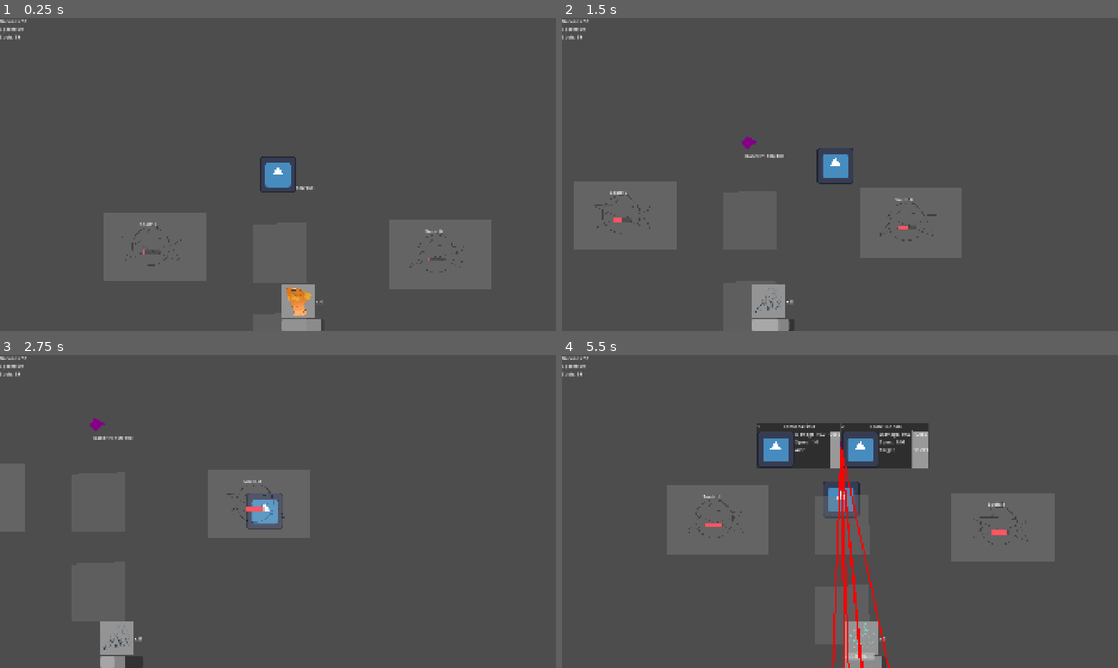
Above: before the commit, frames 1-4 (two rows, left to right).
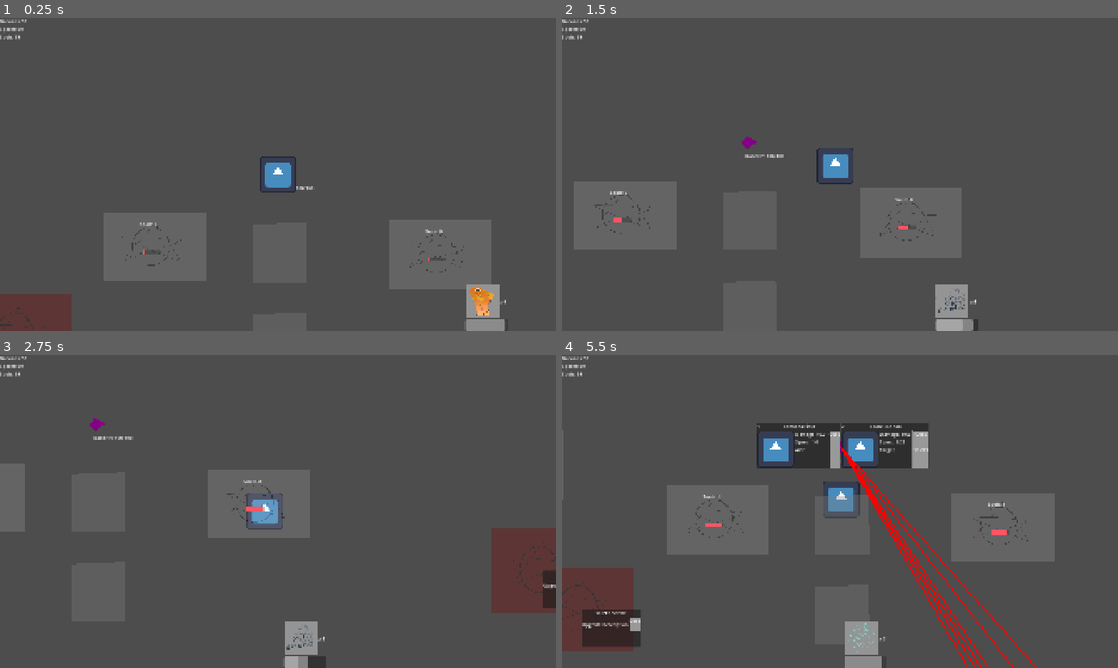
Above: after the commit, the same moments.

Repository: skeeeth/Allstar-Cult-Slip
Game: Godot game, scene res://Source/Level/World/Layouts/alt_world.tscn
Two runs of this game, one before a commit and one after it. Both use one fixed random seed, a clock stepped at 60 frames per second and the inputs below. The engine's default icon, where the game draws it, is replaced by a stand-in: a white triangle on a blue panel in a dark square.
Inputs:
- Up to frame 1 (0.25 s): no input
- Up to frame 2 (1.5 s): hold D (right) 0.53-1.28 s; hold E (Interact) 0.53-1.28 s; hold S (down) from 1.28 s (still down); tap E (Interact) at 1.35 s
- Up to frame 3 (2.75 s): release S (down) at 2.03 s; hold D (right) from 2.03 s (still down); hold 1 (one) from 2.03 s (still down); tap E (Interact) at 2.3 s
- Up to frame 4 (5.5 s): release D (right) at 2.78 s; release 1 (one) at 2.78 s; hold W (up) 2.78-3.53 s; tap 3 (three) at 2.85 s; tap E (Interact) at 3.05, 3.8, 4.35 s; hold 2 (two) 3.53-4.28 s; hold A (left) 3.53-5.03 s; hold S (down) from 5.03 s (still down); hold E (Interact) from 5.03 s (still down)

The runs differ from the first frame. In frame 1, 1.8% of the frame differs, in the area x 50-91%, y 85-100%; in frame 2, 1.8%; in frame 3, 2.1%; in frame 4, 3.5%, in the area x 3-86%, y 27-100%.

Commit message:
Projectile Towers

Diff:
--- /dev/null
+++ b/Resources/Enemy Types/crawler.tres
@@ -0,0 +1,12 @@
+[gd_resource type="Resource" script_class="EnemyData" format=3 uid="uid://cj0yyeyswjuh8"]
+
+[ext_resource type="Script" uid="uid://c7wrjd2iicq8d" path="res://Source/Unit/Enemy/EnemyData.gd" id="1_bcnlw"]
+[ext_resource type="Texture2D" uid="uid://phbfpde8oonc" path="res://Assets/BEE WIPs/crawler.jpg" id="2_a3ta1"]
+
+[resource]
+script = ExtResource("1_bcnlw")
+sprite = ExtResource("2_a3ta1")
+movespeed = 30.0
+max_health = 500.0
+wave_factor = 0.5
+metadata/_custom_type_script = "uid://c7wrjd2iicq8d"
--- /dev/null
+++ b/Resources/Enemy Types/fishman.tres
@@ -0,0 +1,11 @@
+[gd_resource type="Resource" script_class="EnemyData" format=3 uid="uid://gqmr0ddmbdrc"]
+
+[ext_resource type="Script" uid="uid://c7wrjd2iicq8d" path="res://Source/Unit/Enemy/EnemyData.gd" id="1_0jxqd"]
+[ext_resource type="Texture2D" uid="uid://r0d41gilvkvb" path="res://Assets/BEE WIPs/FISHMAN.png" id="2_l3t0y"]
+
+[resource]
+script = ExtResource("1_0jxqd")
+sprite = ExtResource("2_l3t0y")
+movespeed = 75.0
+max_health = 100.0
+metadata/_custom_type_script = "uid://c7wrjd2iicq8d"
--- /dev/null
+++ b/Resources/Enemy Types/jellady.tres
@@ -0,0 +1,11 @@
+[gd_resource type="Resource" script_class="EnemyData" format=3 uid="uid://cvo1jnm1f8mam"]
+
+[ext_resource type="Script" uid="uid://c7wrjd2iicq8d" path="res://Source/Unit/Enemy/EnemyData.gd" id="1_qkcph"]
+[ext_resource type="Texture2D" uid="uid://dyls51hp6s63a" path="res://Assets/BEE WIPs/JELLADY.png" id="2_653ln"]
+
+[resource]
+script = ExtResource("1_qkcph")
+sprite = ExtResource("2_653ln")
+movespeed = 150.0
+max_health = 50.0
+metadata/_custom_type_script = "uid://c7wrjd2iicq8d"
--- /dev/null
+++ b/Resources/Projectiles/Coconut.tres
@@ -0,0 +1,10 @@
+[gd_resource type="Resource" script_class="ProjectileData" format=3 uid="uid://cpw70255yipkg"]
+
+[ext_resource type="Script" uid="uid://bpp0od0nilhfy" path="res://Source/Interactable/Towers/Projectile/ProjectileData.gd" id="1_oadmr"]
+[ext_resource type="Texture2D" uid="uid://b4xjpav2ajulb" path="res://Assets/BEE WIPs/COCONUT.png" id="2_3bano"]
+
+[resource]
+script = ExtResource("1_oadmr")
+sprite = ExtResource("2_3bano")
+speed = 600.0
+metadata/_custom_type_script = "uid://bpp0od0nilhfy"
--- a/Resources/Towers/Spore Cannon.tres
+++ b/Resources/Towers/Spore Cannon.tres
@@ -1,8 +1,18 @@
 [gd_resource type="Resource" script_class="TowerData" format=3 uid="uid://q28bs4ba3fb4"]
 
 [ext_resource type="Script" uid="uid://dlv0kunqio4rh" path="res://Source/Interactable/Towers/TowerData.gd" id="1_6b1dq"]
+[ext_resource type="Script" uid="uid://bpp0od0nilhfy" path="res://Source/Interactable/Towers/Projectile/ProjectileData.gd" id="1_u0703"]
+[ext_resource type="Texture2D" uid="uid://b4xjpav2ajulb" path="res://Assets/BEE WIPs/COCONUT.png" id="2_iexn0"]
 [ext_resource type="Texture2D" uid="uid://cpdy45nuskuus" path="res://Assets/CUSTOM PLACEHOLDER/spore_cannon.png" id="2_js56t"]
 [ext_resource type="Resource" uid="uid://dkh5n8jlq88wc" path="res://Resources/Towers/SuperSpore.tres" id="3_g3s0g"]
+
+[sub_resource type="Resource" id="Resource_42r7h"]
+script = ExtResource("1_u0703")
+sprite = ExtResource("2_iexn0")
+spash_size = 10.0
+speed = 2000.0
+track = true
+metadata/_custom_type_script = "uid://bpp0od0nilhfy"
 
 [resource]
 script = ExtResource("1_6b1dq")
@@ -12,7 +22,11 @@
 1: 4
 })
 trigger_condition = 1
-trigger_time = 0.05
+effects = Dictionary[int, float]({
+0: 20.0
+})
+trigger_time = 0.25
 area_size = 500.0
+projectile = SubResource("Resource_42r7h")
 upgrade = ExtResource("3_g3s0g")
 metadata/_custom_type_script = "uid://dlv0kunqio4rh"
--- /dev/null
+++ b/Source/Interactable/Towers/Projectile/ProjectileData.gd
@@ -0,0 +1,13 @@
+extends Resource
+class_name ProjectileData
+
+
+@export var sprite:Texture2D
+@export var spash_size:float = -1.0 #for single target
+@export var speed:float
+@export var size = 64
+
+enum activation{END_EXPLODE, TRAVEL}
+@export var activation_type:activation
+
+@export var track:bool = false
--- /dev/null
+++ b/Source/Interactable/Towers/Projectile/projectile.gd
@@ -0,0 +1,61 @@
+extends Node2D
+class_name Projectile
+
+var target:Unit
+var target_position:Vector2 = Vector2.ZERO
+const threshold:float = 50.0
+const linger_time:float = 0.2
+
+var data:ProjectileData
+var source_tower:Tower
+const _self_scene = preload("uid://dvr2cvq6moi5m")
+@export var shape_node:CollisionShape2D
+@export var hitbox:Area2D
+@export var sprite:TextureRect
+var movespeed:float
+
+static func create(d:ProjectileData,source:Tower)-> Projectile:
+	var new_p:Projectile =  _self_scene.instantiate()
+	new_p.data = d
+	new_p.source_tower = source
+	new_p.sprite.texture = d.sprite
+	new_p.movespeed = d.speed
+	if d.spash_size > 0:
+		var collision_shape = CircleShape2D.new()
+		collision_shape.radius = d.size
+		new_p.shape_node.shape = collision_shape
+	return new_p
+
+
+func _process(delta: float) -> void:
+	if target:
+		target_position = target.global_position
+
+	var diff:Vector2 = target_position - global_position
+	if diff.length_squared() < threshold:
+		clear()
+
+		if data.spash_size > 0:
+			if data.activation_type == ProjectileData.activation.END_EXPLODE:
+				activate_hitbox()
+		else:
+			if target:
+				source_tower.apply_effects(target)
+
+	global_position += diff.normalized() * movespeed * delta
+
+func clear():
+	global_position = target_position
+
+	self.create_tween().tween_callback(queue_free).set_delay(linger_time)
+
+func activate_hitbox():
+	if !hitbox.monitoring:
+		hitbox.set_deferred("monitoring",true)
+
+func _on_hitbox_area_entered(area: Area2D) -> void:
+	var parent = area.get_parent()
+	assert(parent is Unit)
+
+	#could do some sort of cooldown to prevent repeated hits
+	source_tower.apply_effects(parent)
--- /dev/null
+++ b/Source/Interactable/Towers/Projectile/projectile.tscn
@@ -0,0 +1,24 @@
+[gd_scene format=3 uid="uid://dvr2cvq6moi5m"]
+
+[ext_resource type="Script" uid="uid://c8abvwor44ijp" path="res://Source/Interactable/Towers/Projectile/projectile.gd" id="1_42r7h"]
+
+[node name="Node2D" type="Node2D" unique_id=2054891495 node_paths=PackedStringArray("shape_node", "hitbox", "sprite")]
+script = ExtResource("1_42r7h")
+shape_node = NodePath("Hitbox/CollisionShape2D")
+hitbox = NodePath("Hitbox")
+sprite = NodePath("Sprite")
+
+[node name="Hitbox" type="Area2D" parent="." unique_id=1198047769]
+collision_layer = 0
+collision_mask = 2
+monitoring = false
+monitorable = false
+
+[node name="CollisionShape2D" type="CollisionShape2D" parent="Hitbox" unique_id=610474711]
+
+[node name="Sprite" type="TextureRect" parent="." unique_id=2028136898]
+offset_right = 40.0
+offset_bottom = 40.0
+expand_mode = 2
+
+[connection signal="area_entered" from="Hitbox" to="." method="_on_hitbox_area_entered"]
--- a/Source/Interactable/Towers/Tower.gd
+++ b/Source/Interactable/Towers/Tower.gd
@@ -79,13 +79,27 @@
 
 
 func trigger_single(u:Unit):
+
+	##fire projectile if tower is projectile type
+	if data.projectile:
+		fire_projectile(u)
+		return
+
+	##just do the thing otherwise
+	apply_effects(u)
+
+func apply_effects(target:Unit):
 	for e in data.effects.keys():
 		match e:
 			TowerData.effect_types.DAMAGE:
-				u.take_damage(data.effects[e])
+				target.take_damage(data.effects[e])
 			TowerData.effect_types.SLIP:
-				u.slip(data.effects[e])
-	u.take_damage(data.effect_strength)
+				target.slip(data.effects[e])
+
+func fire_projectile(target:Unit):
+	var new_projectile = Projectile.create(data.projectile,self)
+	add_child(new_projectile)
+	new_projectile.target = target
 
 func set_target_last():
 	if targets.size() < max_targets and units_inside.size() > 0:
--- a/Source/Interactable/Towers/TowerData.gd
+++ b/Source/Interactable/Towers/TowerData.gd
@@ -17,4 +17,6 @@
 
 @export var area_size:float
 
+@export var projectile:ProjectileData
+
 @export var upgrade:TowerData
--- a/Source/Interactable/Upgrade Offer/upgrade_offer.gd
+++ b/Source/Interactable/Upgrade Offer/upgrade_offer.gd
@@ -24,10 +24,10 @@
 	apply_upgrade()
 
 func on_enter():
-	info_block
+	info_block.visible = true
 
 func on_exit():
-	pass
+	info_block.visible = false
 
 func change_offer():
 	var new_blueprint:Upgrade = upgrade_pool.pick_random()
--- a/Source/Level/World/Layouts/Level Boillerplate.tscn
+++ b/Source/Level/World/Layouts/T_level.tscn
@@ -5,9 +5,9 @@
 [ext_resource type="PackedScene" uid="uid://cid0wtr1vxp4v" path="res://Source/Level/UI/Hud.tscn" id="3_fh8u3"]
 [ext_resource type="Script" uid="uid://dvsly52jeeslf" path="res://Source/Level/World/EnemyInstancer.gd" id="4_ox7bk"]
 [ext_resource type="Script" uid="uid://c7wrjd2iicq8d" path="res://Source/Unit/Enemy/EnemyData.gd" id="5_bdt5v"]
-[ext_resource type="Resource" uid="uid://gqmr0ddmbdrc" path="res://Source/Unit/Enemy/Types/fishman.tres" id="6_r7h8d"]
-[ext_resource type="Resource" uid="uid://cj0yyeyswjuh8" path="res://Source/Unit/Enemy/Types/crawler.tres" id="7_33axt"]
-[ext_resource type="Resource" uid="uid://cvo1jnm1f8mam" path="res://Source/Unit/Enemy/Types/jellady.tres" id="8_6nku2"]
+[ext_resource type="Resource" uid="uid://gqmr0ddmbdrc" path="res://Resources/Enemy Types/fishman.tres" id="6_r7h8d"]
+[ext_resource type="Resource" uid="uid://cj0yyeyswjuh8" path="res://Resources/Enemy Types/crawler.tres" id="7_33axt"]
+[ext_resource type="Resource" uid="uid://cvo1jnm1f8mam" path="res://Resources/Enemy Types/jellady.tres" id="8_6nku2"]
 [ext_resource type="PackedScene" uid="uid://bxuwbl1bbb4a0" path="res://Source/Interactable/Tower Site/TowerSite.tscn" id="9_3f5qe"]
 [ext_resource type="PackedScene" uid="uid://ofx71x0hbi23" path="res://Source/Interactable/Circle/ResourceCircle.tscn" id="10_fh8u3"]
 
--- a/Source/Level/World/Layouts/alt_world.tscn
+++ b/Source/Level/World/Layouts/alt_world.tscn
@@ -1,8 +1,34 @@
 [gd_scene format=3 uid="uid://dia8knv63kqum"]
 
-[ext_resource type="PackedScene" uid="uid://bd2ql28wugssl" path="res://Source/Level/World/Layouts/Level Boillerplate.tscn" id="1_6u65b"]
+[ext_resource type="PackedScene" uid="uid://bd2ql28wugssl" path="res://Source/Level/World/Layouts/T_level.tscn" id="1_6u65b"]
+[ext_resource type="PackedScene" uid="uid://ofx71x0hbi23" path="res://Source/Interactable/Circle/ResourceCircle.tscn" id="2_nh767"]
+[ext_resource type="PackedScene" uid="uid://c2og13fi0nolf" path="res://Source/Interactable/Upgrade Offer/upgrade_offer.tscn" id="3_04pb6"]
 
 [node name="Alt World" unique_id=1815319325 instance=ExtResource("1_6u65b")]
 
 [node name="One" parent="Spawn Points" parent_id_path=PackedInt32Array(1088585131) index="0" unique_id=2080853920]
 position = Vector2(13, 1155)
+
+[node name="L1" type="Node2D" parent="Spawn Points" parent_id_path=PackedInt32Array(1088585131) index="1" unique_id=1624169314]
+position = Vector2(647, 1057)
+
+[node name="L2" type="Node2D" parent="Spawn Points" parent_id_path=PackedInt32Array(1088585131) index="2" unique_id=1751302321]
+position = Vector2(1466, 895)
+
+[node name="Node" parent="." index="4" unique_id=1194797147 node_paths=PackedStringArray("spawn_points")]
+spawn_points = [NodePath("../Spawn Points/One"), NodePath("../Spawn Points/L1"), NodePath("../Spawn Points/L2")]
+
+[node name="NavigationRegion2D" parent="." index="5" unique_id=398621725]
+metadata/_edit_lock_ = true
+
+[node name="ResourceCircle3" parent="." index="10" unique_id=2118307154 instance=ExtResource("2_nh767")]
+position = Vector2(-1148, 56)
+
+[node name="ResourceCircle4" parent="." index="11" unique_id=1943158825 instance=ExtResource("2_nh767")]
+position = Vector2(2269, 91)
+
+[node name="Upgrade Offer" parent="." index="12" unique_id=167568939 instance=ExtResource("3_04pb6")]
+position = Vector2(-894, 561)
+
+[node name="Upgrade Offer2" parent="." index="13" unique_id=1793415706 instance=ExtResource("3_04pb6")]
+position = Vector2(1542, 505)
--- a/Source/Level/World/World.tscn
+++ b/Source/Level/World/World.tscn
@@ -4,10 +4,10 @@
 [ext_resource type="Script" uid="uid://c7wrjd2iicq8d" path="res://Source/Unit/Enemy/EnemyData.gd" id="2_0q3rt"]
 [ext_resource type="PackedScene" uid="uid://cid0wtr1vxp4v" path="res://Source/Level/UI/Hud.tscn" id="2_60l3g"]
 [ext_resource type="PackedScene" uid="uid://ofx71x0hbi23" path="res://Source/Interactable/Circle/ResourceCircle.tscn" id="3_5c1oy"]
-[ext_resource type="Resource" uid="uid://cj0yyeyswjuh8" path="res://Source/Unit/Enemy/Types/crawler.tres" id="3_a066j"]
-[ext_resource type="Resource" uid="uid://gqmr0ddmbdrc" path="res://Source/Unit/Enemy/Types/fishman.tres" id="4_1obq6"]
+[ext_resource type="Resource" uid="uid://cj0yyeyswjuh8" path="res://Resources/Enemy Types/crawler.tres" id="3_a066j"]
+[ext_resource type="Resource" uid="uid://gqmr0ddmbdrc" path="res://Resources/Enemy Types/fishman.tres" id="4_1obq6"]
 [ext_resource type="PackedScene" uid="uid://bxuwbl1bbb4a0" path="res://Source/Interactable/Tower Site/TowerSite.tscn" id="4_huh1a"]
-[ext_resource type="Resource" uid="uid://cvo1jnm1f8mam" path="res://Source/Unit/Enemy/Types/jellady.tres" id="5_8er02"]
+[ext_resource type="Resource" uid="uid://cvo1jnm1f8mam" path="res://Resources/Enemy Types/jellady.tres" id="5_8er02"]
 [ext_resource type="Script" uid="uid://dvsly52jeeslf" path="res://Source/Level/World/EnemyInstancer.gd" id="6_6f6u3"]
 [ext_resource type="Script" uid="uid://c373uigs4r2l5" path="res://Source/Level/World/draw_rocks.gd" id="9_1obq6"]
 [ext_resource type="PackedScene" uid="uid://ditooupt0qhfe" path="res://Source/Level/World/Base/Base.tscn" id="11_1obq6"]
--- a/Source/Unit/Enemy/Types/crawler.tres
+++ /dev/null
@@ -1,12 +0,0 @@
-[gd_resource type="Resource" script_class="EnemyData" format=3 uid="uid://cj0yyeyswjuh8"]
-
-[ext_resource type="Script" uid="uid://c7wrjd2iicq8d" path="res://Source/Unit/Enemy/EnemyData.gd" id="1_gm2id"]
-[ext_resource type="Texture2D" uid="uid://phbfpde8oonc" path="res://Assets/BEE WIPs/crawler.jpg" id="2_78fed"]
-
-[resource]
-script = ExtResource("1_gm2id")
-sprite = ExtResource("2_78fed")
-movespeed = 100.0
-max_health = 500.0
-wave_factor = 0.5
-metadata/_custom_type_script = "uid://c7wrjd2iicq8d"
--- a/Source/Unit/Enemy/Types/fishman.tres
+++ /dev/null
@@ -1,11 +0,0 @@
-[gd_resource type="Resource" script_class="EnemyData" format=3 uid="uid://gqmr0ddmbdrc"]
-
-[ext_resource type="Script" uid="uid://c7wrjd2iicq8d" path="res://Source/Unit/Enemy/EnemyData.gd" id="1_g2pnl"]
-[ext_resource type="Texture2D" uid="uid://r0d41gilvkvb" path="res://Assets/BEE WIPs/FISHMAN.png" id="2_0mdk3"]
-
-[resource]
-script = ExtResource("1_g2pnl")
-sprite = ExtResource("2_0mdk3")
-movespeed = 250.0
-max_health = 100.0
-metadata/_custom_type_script = "uid://c7wrjd2iicq8d"
--- a/Source/Unit/Enemy/Types/jellady.tres
+++ /dev/null
@@ -1,11 +0,0 @@
-[gd_resource type="Resource" script_class="EnemyData" format=3 uid="uid://cvo1jnm1f8mam"]
-
-[ext_resource type="Script" uid="uid://c7wrjd2iicq8d" path="res://Source/Unit/Enemy/EnemyData.gd" id="1_ngcx0"]
-[ext_resource type="Texture2D" uid="uid://dyls51hp6s63a" path="res://Assets/BEE WIPs/JELLADY.png" id="2_r06da"]
-
-[resource]
-script = ExtResource("1_ngcx0")
-sprite = ExtResource("2_r06da")
-movespeed = 600.0
-max_health = 50.0
-metadata/_custom_type_script = "uid://c7wrjd2iicq8d"
Binary file added: Assets/BEE WIPs/COCONUT.png
Not shown, added: Assets/BEE WIPs/COCONUT.png.import
Binary file added: Assets/BEE WIPs/EYE_CRAB.png
Not shown, added: Assets/BEE WIPs/EYE_CRAB.png.import
Binary file added: Assets/BEE WIPs/TREE_MAN.png
Not shown, added: Assets/BEE WIPs/TREE_MAN.png.import
Not shown, added: Source/Interactable/Towers/Projectile/ProjectileData.gd.uid
Not shown, added: Source/Interactable/Towers/Projectile/projectile.gd.uid
